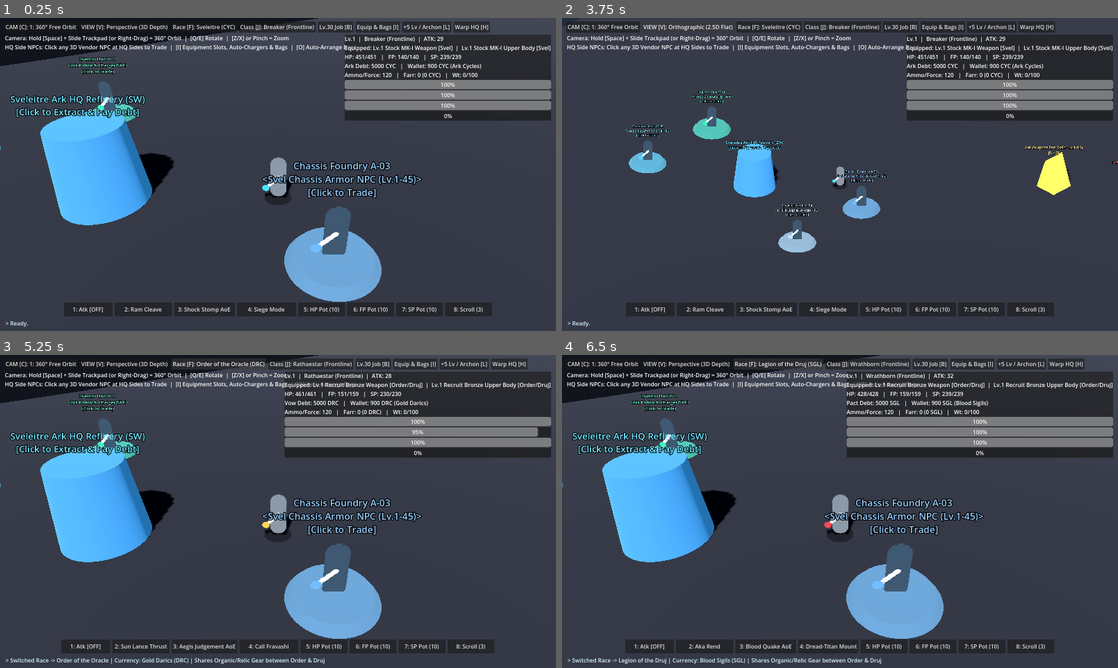
Above: before the commit, frames 1-4 (two rows, left to right).
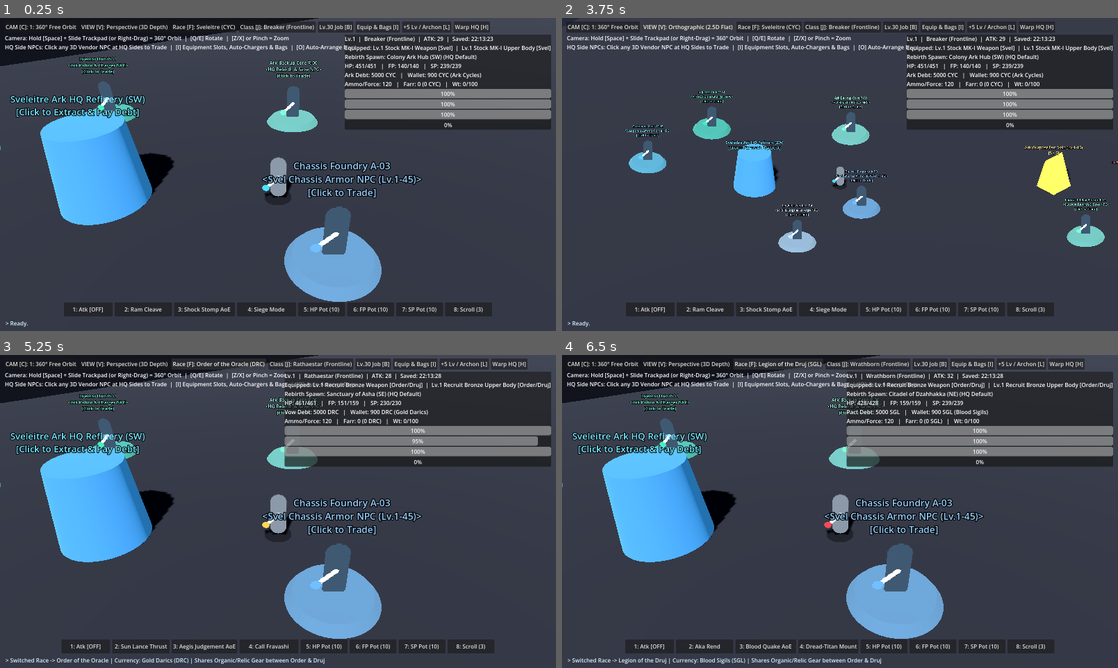
Above: after the commit, the same moments.

Repository: Aeshmaa/TCOWD-Farr
Game: Godot game, scene res://scenes/main.tscn
The game is run twice, just before and just after one commit, with the same random seed, the same clock (stepped at 60 frames per second) and the same inputs.
Inputs:
- Up to frame 1 (0.25 s): no input
- Up to frame 2 (3.75 s): click "CAM [C]: 1: 360° Free Orbit" at 0.5 s; click "CAM [C]: 2: Chase Behind" at 1.25 s; click "CAM [C]: 3: Isometric Lock" at 2 s; click "CAM [C]: 4: Stay Still (Watch)" at 2.75 s; click "VIEW [V]: Perspective (3D Dep…" at 3.5 s
- Up to frame 3 (5.25 s): click "VIEW [V]: Orthographic (2.5D …" at 4.25 s; click "Race [F]: Sveleitre (CYC)" at 5 s
- Up to frame 4 (6.5 s): click "Race [F]: Order of the Oracle…" at 5.75 s

The runs differ from the first frame. In frame 1, 5.5% of the frame differs, in the area x 47-100%, y 6-37%; in frame 2, 5.7%; in frame 3, 6.1%; in frame 4, 6.0%.

Commit message:
Add RF-style persistent Save/Load, Rebirth & Bind Spawn NPCs, and bag-safe death respawn

Diff:
--- a/scenes/main.tscn
+++ b/scenes/main.tscn
@@ -227,6 +227,58 @@
 faction_id = "legion"
 body_color = Color(0.38, 0.16, 0.2, 1)
 accent_color = Color(0.95, 0.45, 0.5, 1)
+
+[node name="SvelNpcRebirth" parent="World" instance=ExtResource("8_vendor")]
+transform = Transform3D(1, 0, 0, 0, 1, 0, 0, 0, 1, -42, 0, 33)
+npc_name = "Ark Backup Core R-00"
+npc_title = "HQ Rebirth & Save NPC"
+vendor_type = "REBIRTH"
+faction_id = "sveleitre"
+accent_color = Color(0.5, 1, 0.85, 1)
+
+[node name="SvelOutpostRebirth" parent="World" instance=ExtResource("8_vendor")]
+transform = Transform3D(1, 0, 0, 0, 1, 0, 0, 0, 1, -22, 0, 31)
+npc_name = "Forward Relay Beacon R-01"
+npc_title = "Outpost Rebirth & Save NPC"
+vendor_type = "REBIRTH"
+faction_id = "sveleitre"
+accent_color = Color(0.5, 1, 0.85, 1)
+
+[node name="OrderNpcRebirth" parent="World" instance=ExtResource("8_vendor")]
+transform = Transform3D(1, 0, 0, 0, 1, 0, 0, 0, 1, 42, 0, 33)
+npc_name = "Chinvat Priestess Rashnu"
+npc_title = "HQ Rebirth & Save NPC"
+vendor_type = "REBIRTH"
+faction_id = "order"
+body_color = Color(0.45, 0.38, 0.22, 1)
+accent_color = Color(1, 0.95, 0.6, 1)
+
+[node name="OrderOutpostRebirth" parent="World" instance=ExtResource("8_vendor")]
+transform = Transform3D(1, 0, 0, 0, 1, 0, 0, 0, 1, 22, 0, 31)
+npc_name = "Outpost Flame-Keeper Sraosha"
+npc_title = "Outpost Rebirth & Save NPC"
+vendor_type = "REBIRTH"
+faction_id = "order"
+body_color = Color(0.45, 0.38, 0.22, 1)
+accent_color = Color(1, 0.95, 0.6, 1)
+
+[node name="LegionNpcRebirth" parent="World" instance=ExtResource("8_vendor")]
+transform = Transform3D(1, 0, 0, 0, 1, 0, 0, 0, 1, 42, 0, -33)
+npc_name = "Blood-Anchor Astovidatu"
+npc_title = "HQ Rebirth & Save NPC"
+vendor_type = "REBIRTH"
+faction_id = "legion"
+body_color = Color(0.38, 0.16, 0.2, 1)
+accent_color = Color(1, 0.45, 0.65, 1)
+
+[node name="LegionOutpostRebirth" parent="World" instance=ExtResource("8_vendor")]
+transform = Transform3D(1, 0, 0, 0, 1, 0, 0, 0, 1, 22, 0, -31)
+npc_name = "Outpost Soul-Binder Vizaresh"
+npc_title = "Outpost Rebirth & Save NPC"
+vendor_type = "REBIRTH"
+faction_id = "legion"
+body_color = Color(0.38, 0.16, 0.2, 1)
+accent_color = Color(1, 0.45, 0.65, 1)
 
 [node name="SveleitreOutpostVein" parent="World" instance=ExtResource("5_vein")]
 transform = Transform3D(1, 0, 0, 0, 1, 0, 0, 0, 1, -28, 0, 28)
--- a/scripts/hud.gd
+++ b/scripts/hud.gd
@@ -226,8 +226,9 @@
 	var overburden := " [OVERBURDENED]" if wt >= max_wt * 0.8 else ""
 	var leader_tag := " [ARCHON]" if d["is_leader"] else ""
 	economy_label.text = (
-		"Lv.%d%s  |  %s  |  ATK: %d\n" % [d["level"], leader_tag, d["job_title"], d["atk"]]
+		"Lv.%d%s  |  %s  |  ATK: %d  |  Saved: %s\n" % [d["level"], leader_tag, d["job_title"], d["atk"], d.get("last_saved", "Auto")]
 		+ "Equipped: %s\n" % d["gear_name"]
+		+ "Rebirth Spawn: %s\n" % d.get("respawn_name", "HQ Default")
 		+ "HP: %d/%d   |   FP: %d/%d   |   SP: %d/%d\n" % [d["hp"], d["max_hp"], d["fp"], d["max_fp"], d["sp"], d["max_sp"]]
 		+ "%s: %d %s   |   Wallet: %d %s (%s)\n" % [d["debt_name"], d["debt"], code, d["wallet"], code, d["currency_name"]]
 		+ "Ammo/Force: %d   |   Farr: %d (%d %s)   |   Wt: %.0f/%.0f%s" % [
@@ -308,6 +309,11 @@
 			npc_btn_1.text = "All 5 Bags Unlocked (40 Slots Max)"
 		npc_btn_2.text = "Sell / Salvage All Unequipped Gear in Bags"
 		npc_btn_3.text = "Pay Down 500 Faction Debt (500 %s)" % code
+	elif vtype == "REBIRTH":
+		npc_btn_0.text = "1. Bind Respawn Point Here (Rebirth NPC Coordinate)"
+		npc_btn_1.text = "2. Reset Respawn to Faction HQ Default Coordinate"
+		npc_btn_2.text = "3. Full Vital Restoration: 100% HP/FP/SP (50 %s)" % code
+		npc_btn_3.text = "4. Save Character Progress & Position Now"
 
 
 func _update_inventory_window(d: Dictionary) -> void:
--- a/scripts/player.gd
+++ b/scripts/player.gd
@@ -50,6 +50,18 @@
 var active_vendor_npc: VendorNpc = null
 var _armor_vendor_slot_cursor := 1 # Cycles HELMET..SHOES when buying individual armor pieces
 
+## Persistent Character Save (RF-style: log back in exactly where you left off)
+## - Bags, equipment, wallet, debt, level, position & carried Farr ore all persist.
+## - On death only unrefined Farr ore drops; you respawn at your bound Rebirth NPC (or HQ default).
+const SAVE_PATH := "user://farr_character_save.txt"
+const SAVE_VERSION := 1
+@export var autosave_interval := 5.0
+var bind_points: Dictionary = {} # faction_id -> {"pos": Vector3, "name": String}
+var last_saved_text := "Never"
+var _autosave_timer := 5.0
+var _save_disabled := false
+var _wipe_confirm_timer := 0.0
+
 var level := 1
 var xp := 0
 
@@ -94,14 +106,22 @@
 	current_debt = starting_debt
 	_upkeep_timer = upkeep_interval
 	_init_equipment_and_bags()
+	var loaded := load_game()
 	_recalc_vital_stats()
-	current_hp = max_hp
-	current_fp = max_fp
-	current_sp = max_sp
+	if not loaded:
+		current_hp = max_hp
+		current_fp = max_fp
+		current_sp = max_sp
 	_apply_faction_tint()
 	_connect_world_enemies()
 	_emit_state()
-	event_logged.emit("Ready! Click any HQ Side NPC to trade, [I] Equipment & Bags, [O] Auto-Arrange.")
+	if loaded:
+		event_logged.emit("Welcome back! Lv.%d %s restored where you logged out (last save: %s). Rebirth Point: %s." % [
+			level, _faction_dict()["name"], last_saved_text, _respawn_name()
+		])
+	else:
+		event_logged.emit("New character created! Click HQ Side NPCs to trade, [I] Equipment & Bags, Rebirth NPC to bind respawn.")
+		save_game()
 
 
 func _init_equipment_and_bags() -> void:
@@ -175,7 +195,13 @@
 	_skill2_cd = maxf(0.0, _skill2_cd - delta)
 	_skill3_cd = maxf(0.0, _skill3_cd - delta)
 	_potion_cd = maxf(0.0, _potion_cd - delta)
-
+	_wipe_confirm_timer = maxf(0.0, _wipe_confirm_timer - delta)
+
+	# Periodic autosave (protects progress even if the game is force-stopped from the editor)
+	_autosave_timer -= delta
+	if _autosave_timer <= 0.0:
+		_autosave_timer = autosave_interval
+		save_game()
 	# Close physical NPC shop if player walks away from the NPC booth
 	if active_vendor_npc != null:
 		if not is_instance_valid(active_vendor_npc):
@@ -673,6 +699,37 @@
 				wallet_credits -= pay
 				current_debt -= pay
 				event_logged.emit("%s: Paid %d %s toward %s!" % [active_vendor_npc.npc_name, pay, code, f["debt_name"]])
+	elif vtype == "REBIRTH":
+		var fid: String = str(f["id"])
+		match action_index:
+			0:
+				var bind_pos := active_vendor_npc.global_position + Vector3(0.0, 0.1, 2.2)
+				bind_points[fid] = {"pos": bind_pos, "name": active_vendor_npc.npc_name}
+				save_game()
+				event_logged.emit("%s: Bound your Rebirth Spawn Point here! On death you will respawn at %s." % [
+					active_vendor_npc.npc_name, active_vendor_npc.npc_name
+				])
+			1:
+				bind_points.erase(fid)
+				save_game()
+				event_logged.emit("%s: Reset your Rebirth Spawn Point back to %s (HQ Default Coordinates)." % [
+					active_vendor_npc.npc_name, f["hq_name"]
+				])
+			2:
+				var heal_cost := 50
+				if wallet_credits < heal_cost:
+					event_logged.emit("%s: Need %d %s for Full Vital Restoration." % [active_vendor_npc.npc_name, heal_cost, code])
+					return
+				wallet_credits -= heal_cost
+				current_hp = max_hp
+				current_fp = max_fp
+				current_sp = max_sp
+				save_game()
+				event_logged.emit("%s: Restored 100%% HP / FP / SP (-%d %s) & saved progress!" % [active_vendor_npc.npc_name, heal_cost, code])
+			3:
+				save_game()
+				event_logged.emit("%s: Character state, Bags, Equipment & Position saved (%s)!" % [active_vendor_npc.npc_name, last_saved_text])
+	save_game()
 	_emit_state()
 
 
@@ -1266,6 +1323,24 @@
 	event_logged.emit("Switched Race -> %s | Currency: %s (%s) | %s" % [f["name"], f["currency_name"], f["currency_code"], shared_note])
 
 
+func _respawn_position() -> Vector3:
+	var f := _faction_dict()
+	var fid: String = str(f["id"])
+	if bind_points.has(fid):
+		var bp: Dictionary = bind_points[fid]
+		return bp.get("pos", f["hq_spawn"])
+	return f["hq_spawn"]
+
+
+func _respawn_name() -> String:
+	var f := _faction_dict()
+	var fid: String = str(f["id"])
+	if bind_points.has(fid):
+		var bp: Dictionary = bind_points[fid]
+		return "%s (Bound Rebirth NPC)" % str(bp.get("name", f["hq_name"]))
+	return "%s (HQ Default)" % str(f["hq_name"])
+
+
 func simulate_death() -> void:
 	if is_mining:
 		_cancel_mining("")
@@ -1278,6 +1353,11 @@
 	current_fp = max_fp
 	current_sp = max_sp
 
+	var spawn_dest := _respawn_position()
+	var spawn_label := _respawn_name()
+
+	# RF / FARR Rule: All Bag items (Potions, Scrolls, Ammo, Gear) stay 100% in your Bags!
+	# Only Unrefined Farr Ore drops at your death coordinate so anyone can loot it.
 	var drop_units := int(ceil(unrefined_units * 0.5))
 	if drop_units > 0:
 		var ratio := float(drop_units) / float(unrefined_units)
@@ -1291,12 +1371,120 @@
 		get_parent().add_child(bag)
 		bag.global_position = Vector3(global_position.x, 0.0, global_position.z)
 		bag.setup(drop_units, drop_weight, drop_val)
-		event_logged.emit("CHINVAT BRIDGE: You died! Dropped %d Unrefined Farr at your death spot." % drop_units)
+		event_logged.emit("CHINVAT REBIRTH: Slain! Dropped %d Unrefined Farr (All Bag items kept!) -> Respawned at %s." % [
+			drop_units, spawn_label
+		])
 	else:
-		event_logged.emit("CHINVAT BRIDGE: Respawned at %s." % _faction_dict()["hq_name"])
-
-	global_position = _faction_dict()["hq_spawn"]
+		event_logged.emit("CHINVAT REBIRTH: Respawned at %s (All Bag items & Equipment kept!)." % spawn_label)
+
+	global_position = spawn_dest
 	velocity = Vector3.ZERO
+	save_game()
+
+
+func _exit_tree() -> void:
+	save_game()
+
+
+func _notification(what: int) -> void:
+	if what == NOTIFICATION_WM_CLOSE_REQUEST:
+		save_game()
+
+
+func save_game() -> void:
+	if _save_disabled:
+		return
+	var t := Time.get_time_dict_from_system()
+	last_saved_text = "%02d:%02d:%02d" % [t.get("hour", 0), t.get("minute", 0), t.get("second", 0)]
+	var saved_pos := global_position if is_inside_tree() else position
+	var data := {
+		"version": SAVE_VERSION,
+		"pos": saved_pos,
+		"faction_index": faction_index,
+		"class_index": class_index,
+		"job_branch": job_branch,
+		"is_ascended_leader": is_ascended_leader,
+		"level": level,
+		"xp": xp,
+		"current_hp": current_hp,
+		"current_fp": current_fp,
+		"current_sp": current_sp,
+		"wallet_credits": wallet_credits,
+		"current_debt": current_debt,
+		"unrefined_units": unrefined_units,
+		"current_weight": current_weight,
+		"unrefined_value": unrefined_value,
+		"unlocked_bags": unlocked_bags,
+		"active_bag_tab": active_bag_tab,
+		"bag_slots": bag_slots,
+		"equipped_organic_slots": equipped_organic_slots,
+		"equipped_chassis_slots": equipped_chassis_slots,
+		"auto_hp_pct": auto_hp_pct,
+		"auto_fp_pct": auto_fp_pct,
+		"auto_sp_pct": auto_sp_pct,
+		"bind_points": bind_points,
+		"last_saved_text": last_saved_text,
+	}
+	var f := FileAccess.open(SAVE_PATH, FileAccess.WRITE)
+	if f:
+		f.store_string(var_to_str(data))
+		f.close()
+
+
+func load_game() -> bool:
+	if not FileAccess.file_exists(SAVE_PATH):
+		return false
+	var f := FileAccess.open(SAVE_PATH, FileAccess.READ)
+	if f == null:
+		return false
+	var raw := f.get_as_text()
+	f.close()
+	var parsed: Variant = str_to_var(raw)
+	if typeof(parsed) != TYPE_DICTIONARY:
+		return false
+	var d: Dictionary = parsed
+	if int(d.get("version", 0)) != SAVE_VERSION:
+		return false
+
+	faction_index = clampi(int(d.get("faction_index", 0)), 0, GameData.FACTIONS.size() - 1)
+	class_index = clampi(int(d.get("class_index", 0)), 0, 3)
+	job_branch = clampi(int(d.get("job_branch", 0)), 0, 1)
+	is_ascended_leader = bool(d.get("is_ascended_leader", false))
+	level = maxi(1, int(d.get("level", 1)))
+	xp = maxi(0, int(d.get("xp", 0)))
+	wallet_credits = maxi(0, int(d.get("wallet_credits", 900)))
+	current_debt = maxi(0, int(d.get("current_debt", starting_debt)))
+	unrefined_units = maxi(0, int(d.get("unrefined_units", 0)))
+	current_weight = maxf(0.0, float(d.get("current_weight", 0.0)))
+	unrefined_value = maxi(0, int(d.get("unrefined_value", 0)))
+	unlocked_bags = clampi(int(d.get("unlocked_bags", 2)), 1, GameData.MAX_BAGS)
+	active_bag_tab = clampi(int(d.get("active_bag_tab", 0)), 0, unlocked_bags - 1)
+
+	if d.has("bag_slots") and typeof(d["bag_slots"]) == TYPE_ARRAY:
+		bag_slots = d["bag_slots"]
+	while bag_slots.size() < unlocked_bags * GameData.BAG_SLOTS_PER_BAG:
+		bag_slots.append({})
+
+	if d.has("equipped_organic_slots") and typeof(d["equipped_organic_slots"]) == TYPE_DICTIONARY:
+		equipped_organic_slots = d["equipped_organic_slots"]
+	if d.has("equipped_chassis_slots") and typeof(d["equipped_chassis_slots"]) == TYPE_DICTIONARY:
+		equipped_chassis_slots = d["equipped_chassis_slots"]
+
+	auto_hp_pct = int(d.get("auto_hp_pct", 55))
+	auto_fp_pct = int(d.get("auto_fp_pct", 45))
+	auto_sp_pct = int(d.get("auto_sp_pct", 45))
+	if d.has("bind_points") and typeof(d["bind_points"]) == TYPE_DICTIONARY:
+		bind_points = d["bind_points"]
+	last_saved_text = str(d.get("last_saved_text", "Restored"))
+
+	_recalc_vital_stats()
+	current_hp = clampi(int(d.get("current_hp", max_hp)), 1, max_hp)
+	current_fp = clampi(int(d.get("current_fp", max_fp)), 0, max_fp)
+	current_sp = clampi(int(d.get("current_sp", max_sp)), 0, max_sp)
+
+	if d.has("pos") and typeof(d["pos"]) == TYPE_VECTOR3:
+		global_position = d["pos"]
+	return true
 
 
 func _apply_faction_tint() -> void:
@@ -1377,6 +1565,8 @@
 		"debt_name": f["debt_name"],
 		"job_title": _active_job_title(),
 		"gear_name": _active_gear_summary(),
+		"respawn_name": _respawn_name(),
+		"last_saved": last_saved_text,
 		"equipped_slots": _active_equipment_slots(),
 		"unlocked_bags": unlocked_bags,
 		"active_bag_tab": active_bag_tab,
--- a/scripts/vendor_npc.gd
+++ b/scripts/vendor_npc.gd
@@ -9,11 +9,12 @@
 	WEAPON,
 	ARMOR,
 	UTILITY,
+	REBIRTH,
 }
 
 @export var npc_name := "HQ Quartermaster"
 @export var npc_title := "Potion Merchant"
-@export_enum("POTION", "WEAPON", "ARMOR", "UTILITY") var vendor_type := "POTION"
+@export_enum("POTION", "WEAPON", "ARMOR", "UTILITY", "REBIRTH") var vendor_type := "POTION"
 @export var faction_id := "sveleitre"
 @export var interact_distance := 3.2
 @export var body_color := Color(0.25, 0.35, 0.45, 1.0)
